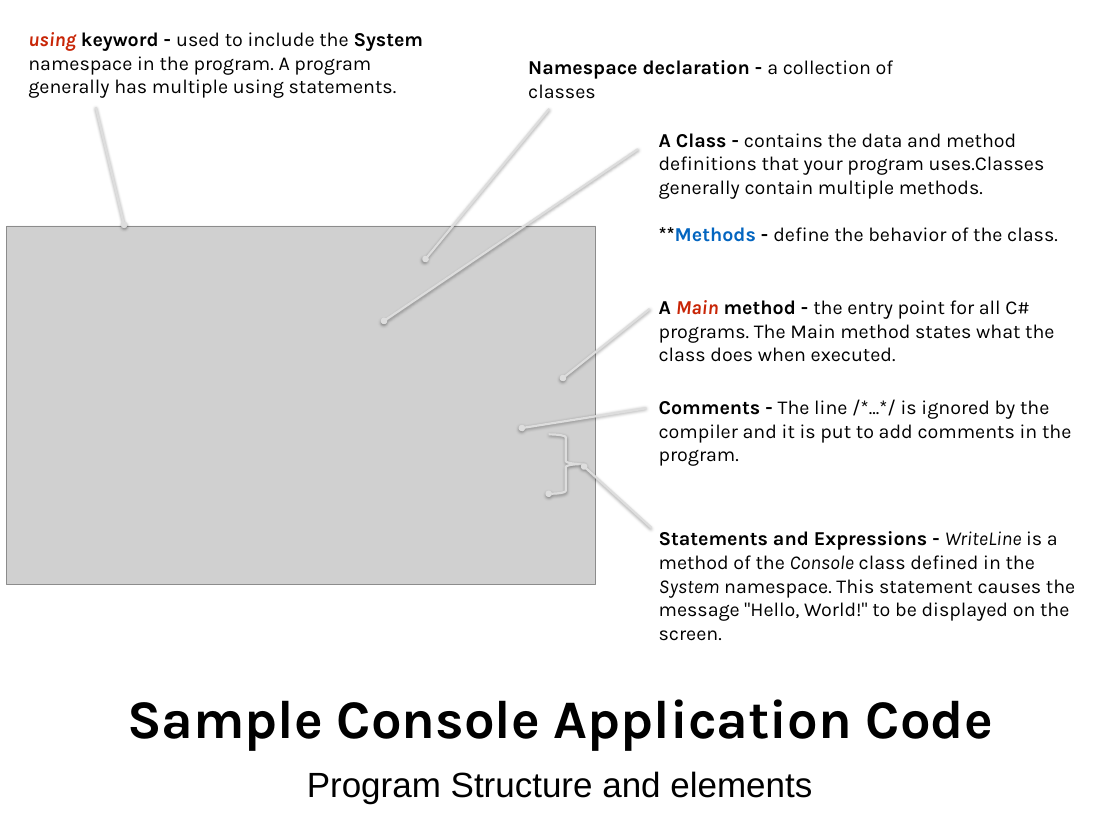
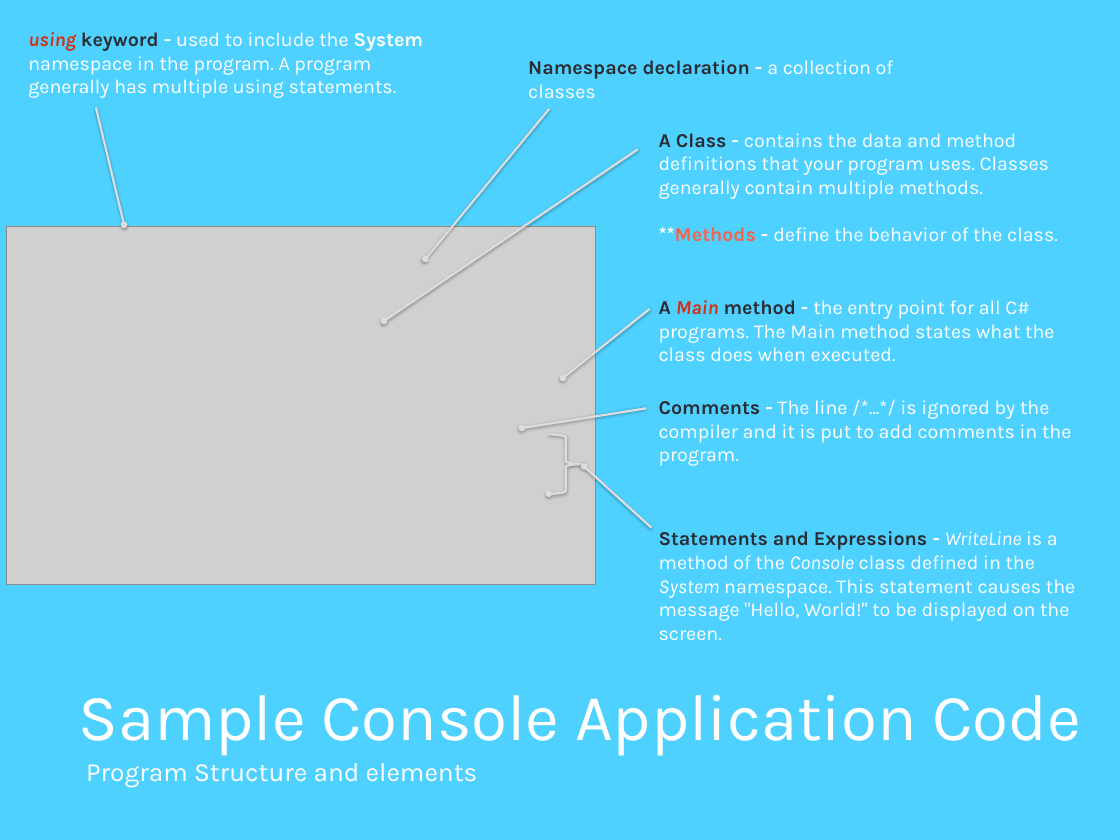
Before and after one commit to Falkhanaizi/TechHub, a slide deck: slide 12 of introduction to C# in VS 2015.pptx. Drawn at 1120x840 pixels with LibreOffice and Linux fonts; fonts in the diff are those of the drawing; grey boxes stand for pictures. Boxes give left, top, right and bottom in pixels: in the first picture for what was removed or moved away, otherwise in the second. Text is boxed around its words. In the diff, an @@ line names an element or a change of style, - is before the commit and + after.

```diff
--- a/introduction to C# in VS 2015.pptx
+++ b/introduction to C# in VS 2015.pptx
@@ background #FFFFFF to #4FD1FF @@
@@ text "using keyword - used to ..." at (28,32,424,98): text colour #C82506 to #CF3218 in "using"; text colour #000000 to #2A2D34 in "keyword"; text colour #000000 to #FFFFFF in "- used to include the System namespace ..." @@
@@ text "Namespace declaration - a collection ..." at (528,60,893,98): text colour #000000 to #2A2D34 in "Namespace declaration"; text colour #000000 to #FFFFFF in "- a collection of classes" @@
@@ text at (659,133,1049,199): text changed; text colour #000000 to #FFFFFF @@
-A Class - contains the data and method definitions that your program uses.Classes generally contain multiple methods.
+A Class - contains the data and method definitions that your program uses. Classes generally contain multiple methods.
@@ text at (659,227,1058,242): text colour #000000 to #FFFFFF in "**Methods - define the behavior of the ..."; text colour #0365C0 to #F3644D in "**Methods" @@
@@ text "A Main method - the ..." at (659,300,1054,361): text colour #000000 to #2A2D34 in "A method"; text colour #C82506 to #CF3218 in "Main"; text colour #000000 to #FFFFFF in "- the entry point for all C# ..." @@
@@ text "Comments - The line /*...*/ ..." at (659,400,1071,466): text colour #000000 to #2A2D34 in "Comments"; text colour #000000 to #FFFFFF @@
@@ text "Statements and Expressions - WriteLine ..." at (659,531,1075,640): text colour #000000 to #2A2D34 in "Statements and Expressions"; text colour #000000 to #FFFFFF in "- WriteLine is a method of the ..." @@
@@ text "Sample Console Application Code": place and size @@
-text "Sample Console Application Code" at (127,699,993,751)
+text "Sample Console Application Code" at (78,695,1082,756)
@@ text "Sample Console Application Code" at (78,695,1082,756): size 49.6 to 60 pt, text colour #000000 to #FFFFFF, bold off; alignment centre to left; line spacing 1 to 0.9 @@
@@ text "Program Structure and elements": place and size @@
-text "Program Structure and elements" at (307,771,812,804)
+text "Program Structure and elements" at (86,763,478,787)
@@ text "Program Structure and elements" at (86,763,478,787): size 32 to 24 pt, font Arial to Karla, text colour #000000 to #FFFFFF; alignment centre to left; line spacing 1 to 0.9; more space between paragraphs @@
```
Also in this commit, not shown: 56 other slides changed.
